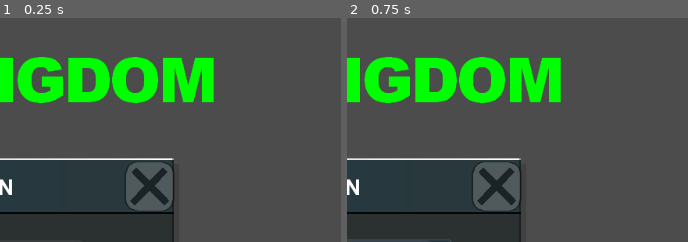
Above: before the commit, frames 1-2 (left to right).
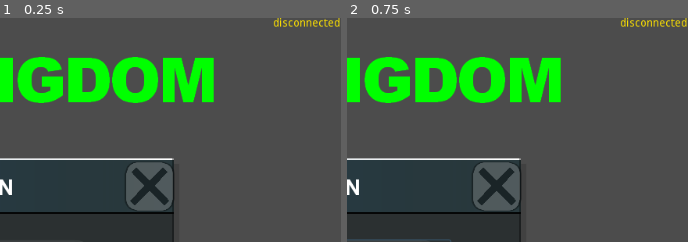
Above: after the commit, the same moments.

Repository: CFProjet/SpiritKingdom
Game: Godot game, scene res://GAME.tscn
Two runs of this game, one before a commit and one after it. Both use one fixed random seed, a clock stepped at 60 frames per second and the inputs below.
Inputs (mouse positions are % of the whole screen's width and height, from its top left):
- Up to frame 1 (0.25 s): no input
- Up to frame 2 (0.75 s): click (42, 56) at 0.52 s; type "12" at 0.6 s
The pictures show only the part of the screen within x 50-100%, y 0-50%; the shares and areas given below are measured in that part.

The runs differ from the first frame. In frame 1, 0.4% of the frame differs, in the area x 80-100%, y 0-5%; in frame 2, 0.4%.

Commit message:
add server connection indicator to titleScreen

Diff:
--- a/game/scene2D/titleScreen.tscn
+++ b/game/scene2D/titleScreen.tscn
@@ -2,9 +2,8 @@
 
 [ext_resource path="res://scene2D/titleScreen.gd" type="Script" id=1]
 [ext_resource path="res://assets/images/scene_title/title.png" type="Texture" id=2]
-[ext_resource path="res://scene2D/connectionPopup.tscn" type="PackedScene" id=3]
-[ext_resource path="res://scene2D/connectionPopup.gd" type="Script" id=4]
-
+[ext_resource path="res://scene2D/connectionState.tscn" type="PackedScene" id=3]
+[ext_resource path="res://scene2D/connectionPopup.tscn" type="PackedScene" id=4]
 
 [node name="titleScreen" type="Node2D"]
 script = ExtResource( 1 )
@@ -13,7 +12,7 @@
 position = Vector2( 510, 80 )
 texture = ExtResource( 2 )
 
-[node name="connectionPopup" type="Node2D" parent="." instance=ExtResource( 3 )]
-editor/display_folded = true
+[node name="connectionState" parent="." instance=ExtResource( 3 )]
+
+[node name="connectionPopup" parent="." instance=ExtResource( 4 )]
 position = Vector2( 230, 180 )
-script = ExtResource( 4 )
